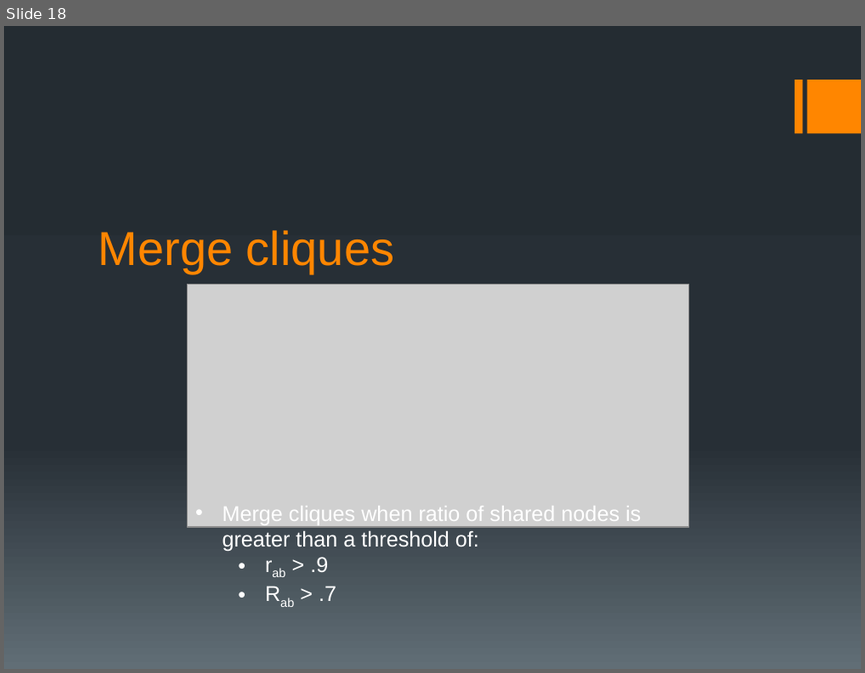
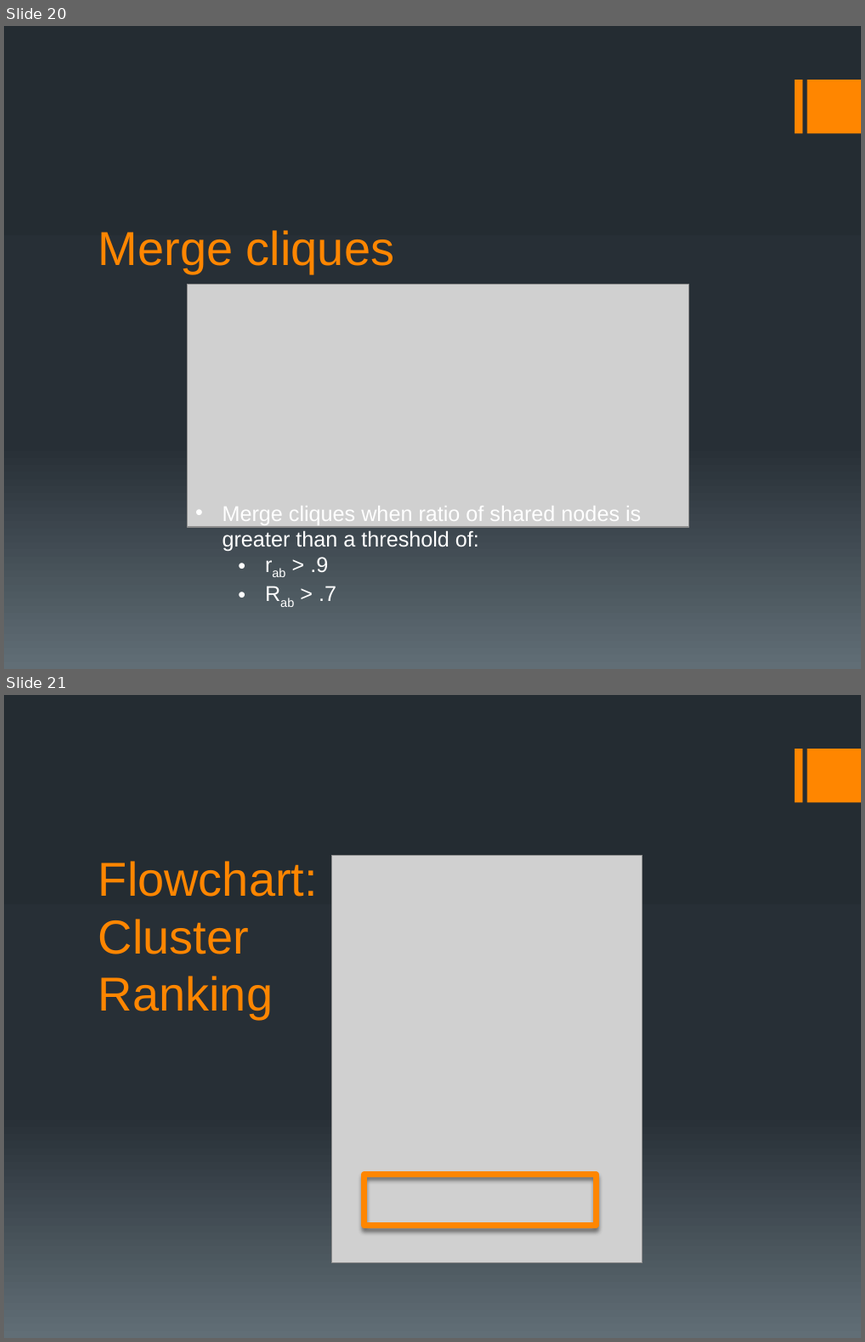
Before and after one commit to ship561/final-project, a slide deck: bioinformatics presentation.pptx. Shown one above the other, each under a label of ours: slide 18 before the commit, slides 20 and 21 after it. The pictures are 865x673 and 865x1342 pixels, drawn with LibreOffice and Linux fonts; fonts in the diff are those of the drawing; grey boxes stand for pictures. Boxes give left, top, right and bottom in pixels: in the first picture for what was removed or moved away, otherwise in the second. Text is boxed around its words. In the diff, an @@ line names an element or a change of style, - is before the commit and + after.

```diff
--- a/bioinformatics presentation.pptx
+++ b/bioinformatics presentation.pptx
@@ slide 21 added at [4,695,861,1338], background gradient #242C33 to #273037 to #636D76; not listed: 2 template elements that a slide beside it also shows @@
@@ title added at [98,861,318,1019], 40 pt, text #FF8600 @@
+Flowchart: Cluster Ranking
@@ picture added at [331,855,642,1262] @@
@@ rectangle added at [364,1174,596,1225], outline #FF8600 4.5 pt @@
@@ what was slide 18 is now slide 20 @@
```
Also in this commit, not shown: 2 slides changed, 5 other slides added, 1 slide removed.
